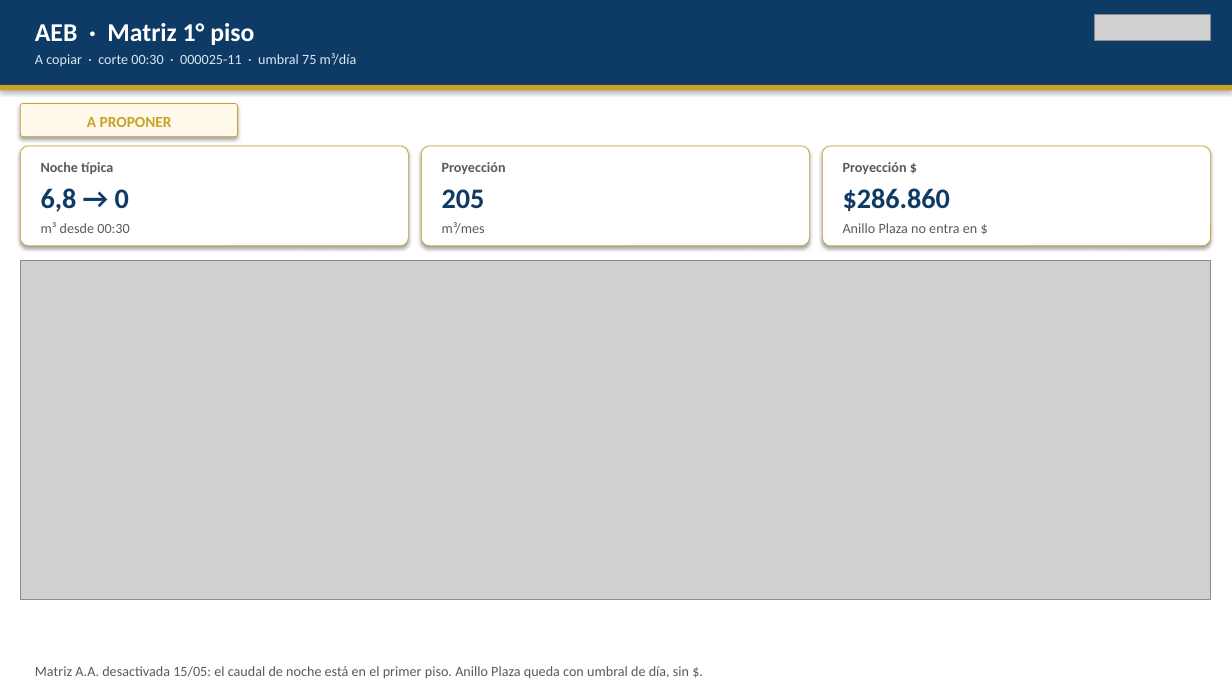
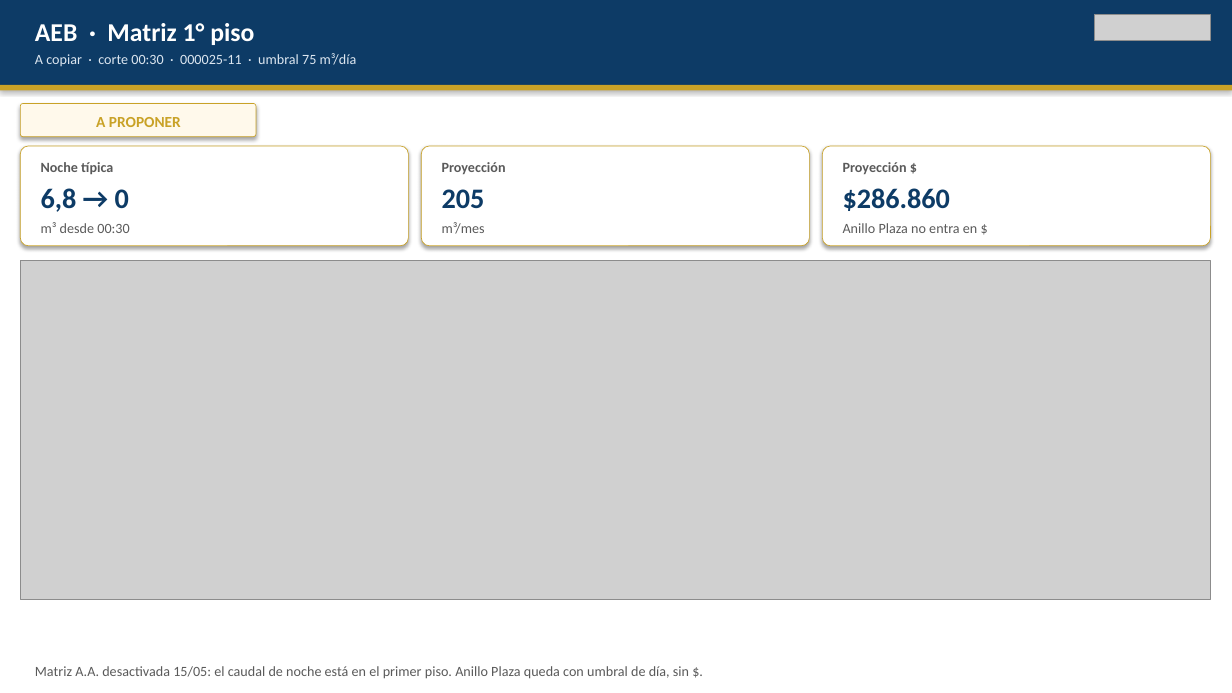
Before and after one commit to anibaloperacionesWes/wes-scripts, a slide deck: slide 9 of reports/Parque_Arauco/CONSOLIDADO/Fichas_onepage_PA_20260908.pptx (slide 8 before the commit). Drawn at 1232x693 pixels with LibreOffice and Linux fonts; fonts in the diff are those of the drawing; grey boxes stand for pictures. Boxes give left, top, right and bottom in pixels: in the first picture for what was removed or moved away, otherwise in the second. Text is boxed around its words. In the diff, an @@ line names an element or a change of style, - is before the commit and + after.

```diff
--- a/reports/Parque_Arauco/CONSOLIDADO/Fichas_onepage_PA_20260908.pptx
+++ b/reports/Parque_Arauco/CONSOLIDADO/Fichas_onepage_PA_20260908.pptx
@@ rounded rectangle: place and size @@
-rounded rectangle at [20, 104, 238, 137]
+rounded rectangle at [20, 104, 256, 137]
@@ text "A PROPONER": place and size @@
-text "A PROPONER" at [87, 117, 172, 127]
+text "A PROPONER" at [96, 117, 181, 127]
```
Also in this commit, not shown: 8 other slides changed, 1 slide added, 10 other files.
